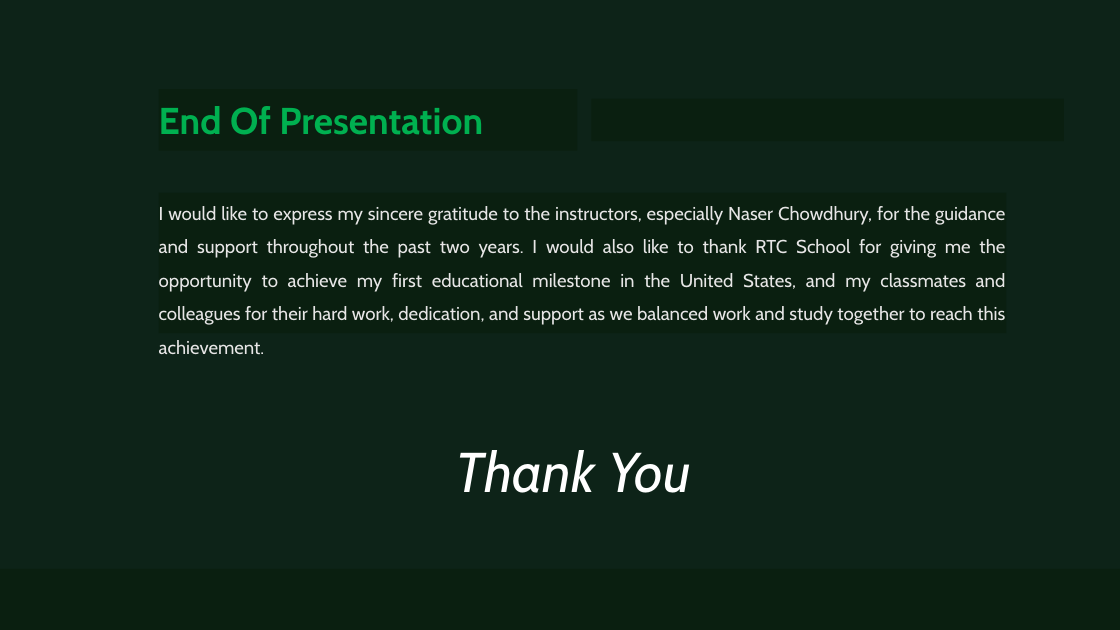
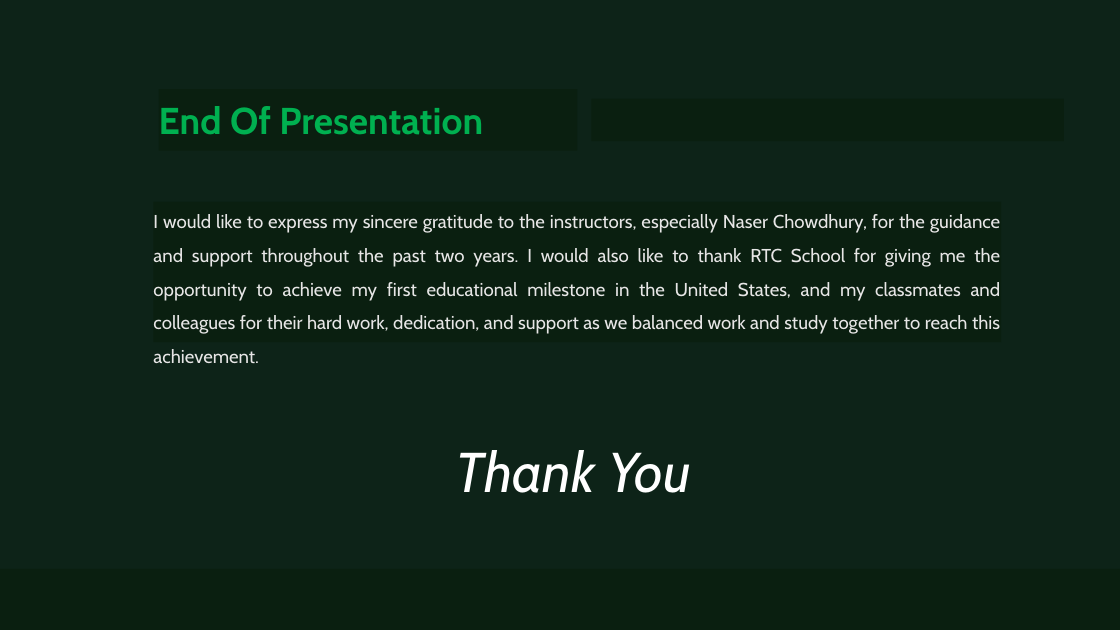
Before and after one commit to TranRTC/capstone_project, a slide deck: slide 14 of Documents/Presentation/Capstone Project Presentation.pptx. Drawn at 1120x630 pixels with LibreOffice and Linux fonts; fonts in the diff are those of the drawing. Boxes give left, top, right and bottom in pixels: in the first picture for what was removed or moved away, otherwise in the second. Text is boxed around its words. In the diff, an @@ line names an element or a change of style, - is before the commit and + after.

```diff
--- a/Documents/Presentation/Capstone Project Presentation.pptx
+++ b/Documents/Presentation/Capstone Project Presentation.pptx
@@ rectangle "I would like to express ...": place and size @@
-rectangle "I would like to express ..." at box(159, 192, 1007, 333)
+rectangle "I would like to express ..." at box(154, 202, 1002, 342)
```
Also in this commit, not shown: 1 other slide changed, 7 other files.
